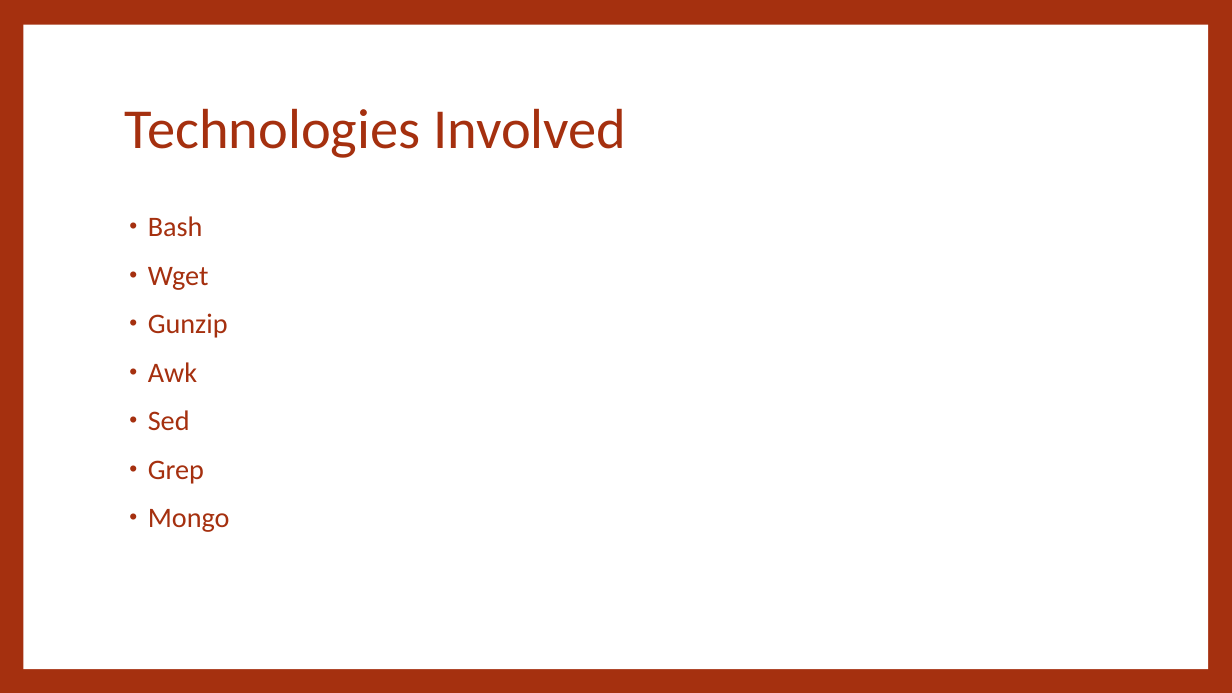
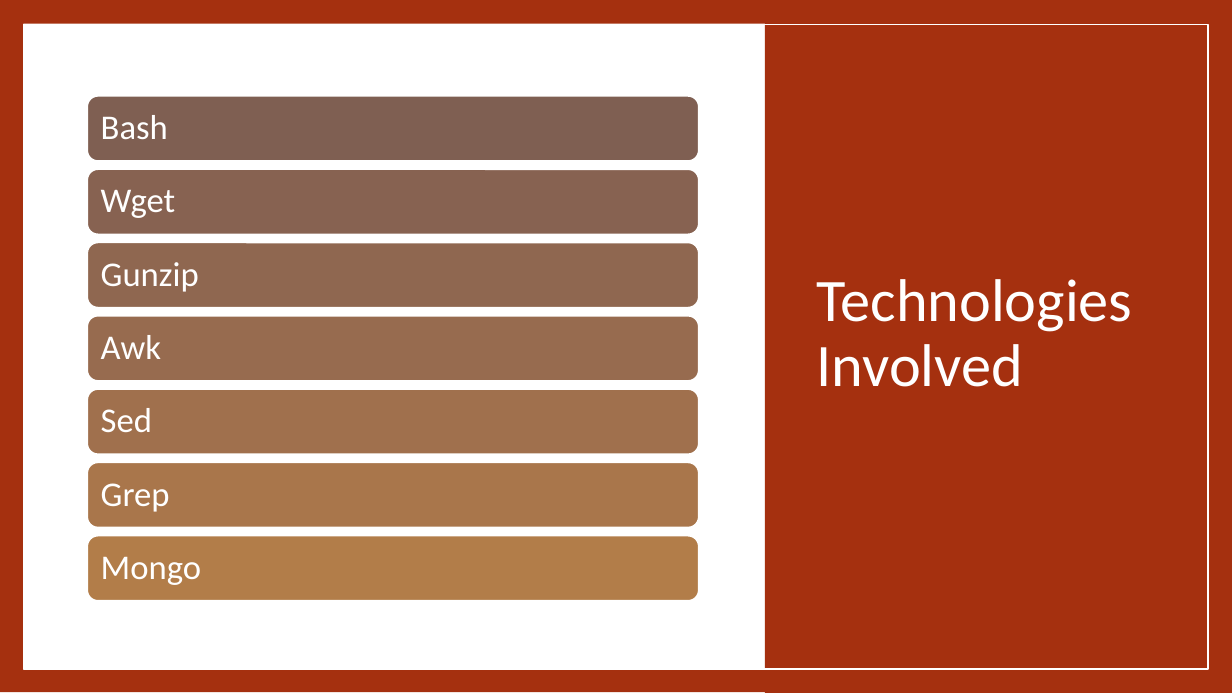
Before and after one commit to nannohk/DataManagement_Greek_Mythology_Project, a slide deck: slide 3 of GreekMythology_Presentation.pptx. Drawn at 1232x693 pixels with LibreOffice and Linux fonts; fonts in the diff are those of the drawing. Boxes give left, top, right and bottom in pixels: in the first picture for what was removed or moved away, otherwise in the second. Text is boxed around its words. In the diff, an @@ line names an element or a change of style, - is before the commit and + after.

```diff
--- a/GreekMythology_Presentation.pptx
+++ b/GreekMythology_Presentation.pptx
@@ background #A5300F to #FFFFFF @@
@@ rectangle added at <box>0,0,1232,692</box>, fill #A5300F @@
@@ rectangle removed at <box>23,25,1208,669</box> @@
@@ rectangle added at <box>23,24,1208,668</box>, fill #FFFFFF @@
@@ rectangle added at <box>23,25,1208,669</box>, outline #FFFFFF 1 pt @@
@@ rectangle added at <box>765,0,1232,693</box>, fill #A5300F @@
@@ title "Technologies Involved": place and size @@
-title "Technologies Involved" at <box>125,108,626,158</box>
+title "Technologies Involved" at <box>817,279,1133,387</box>
@@ title "Technologies Involved" at <box>817,279,1133,387</box>: size 44 to 47 pt, text colour #A5300F to #FFFFFF @@
@@ text removed at <box>148,216,230,532</box> @@
-• Bash
-• Wget
-• Gunzip
-• Awk
-• Sed
-• Grep
-• Mongo
@@ group added at <box>87,96,699,602</box>: 7 rounded rectangles, 7 texts @@
+Bash
+Wget
+Gunzip
+Awk
+Sed
+Grep
+Mongo
```
Also in this commit, not shown: 4 other slides changed, 3 slides added, 1 slide removed, 2 other files.
